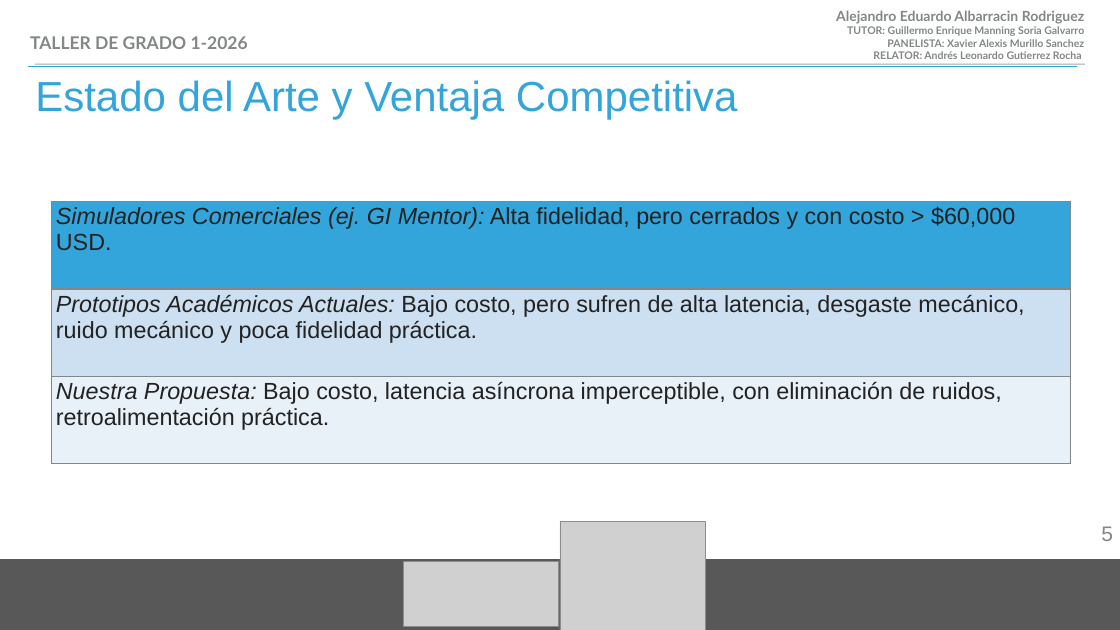
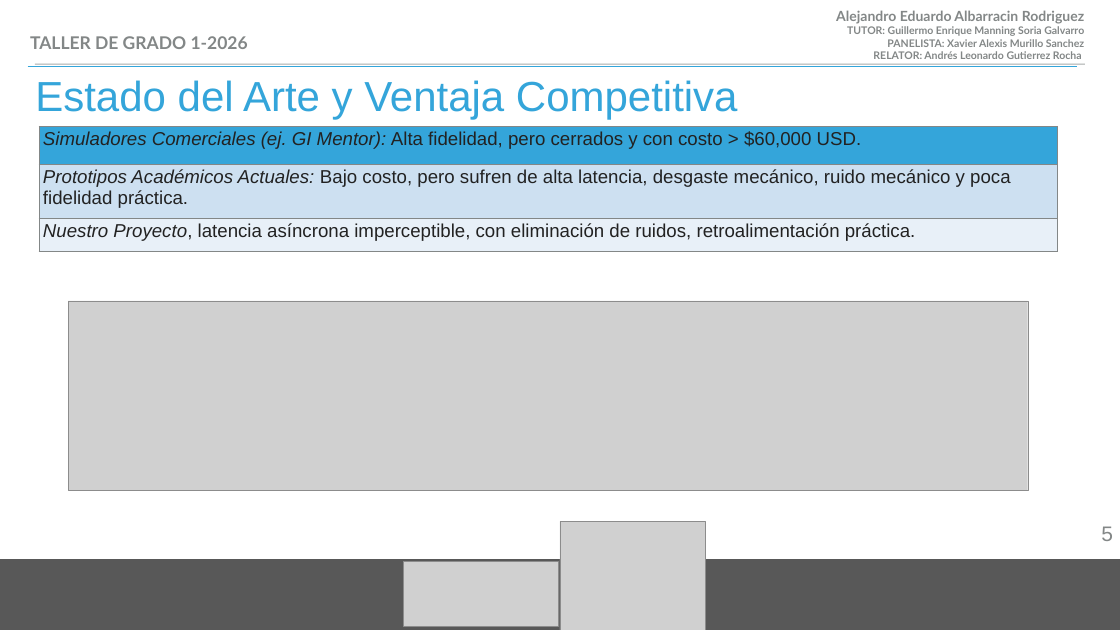
Before and after one commit to albale15/simulador_de_Extraccion_de_polipos_intestinales, a slide deck: slide 5 of presentacion/presentacion simulador de reseccion de polipos intestinales.pptx. Drawn at 1120x630 pixels with LibreOffice and Linux fonts; fonts in the diff are those of the drawing; grey boxes stand for pictures. Boxes give left, top, right and bottom in pixels: in the first picture for what was removed or moved away, otherwise in the second. Text is boxed around its words. In the diff, an @@ line names an element or a change of style, - is before the commit and + after.

Commit message:
observaciones propias para mejorar el simulador

```diff
--- a/presentacion/presentacion simulador de reseccion de polipos intestinales.pptx
+++ b/presentacion/presentacion simulador de reseccion de polipos intestinales.pptx
@@ table at <box>39,126,1057,251</box> @@
-row 3, column 1: Nuestra Propuesta: Bajo costo, latencia asíncrona imperceptible, con eliminación de ruidos, retroalimentación práctica.
+row 3, column 1: Nuestro Proyecto, latencia asíncrona imperceptible, con eliminación de ruidos, retroalimentación práctica.
@@ size 40 to 32 pt in "Simuladores Comerciales (ej. GI Mentor): Alta fidelidad, ...", "Prototipos Académicos Actuales: Bajo costo, pero sufren ..." @@
@@ table: place and size @@
-table at <box>52,202,1070,464</box>
+table at <box>39,126,1057,251</box>
@@ picture added at <box>68,301,1028,490</box> @@
```
Also in this commit, not shown: 4 other slides changed, 8 other files.
